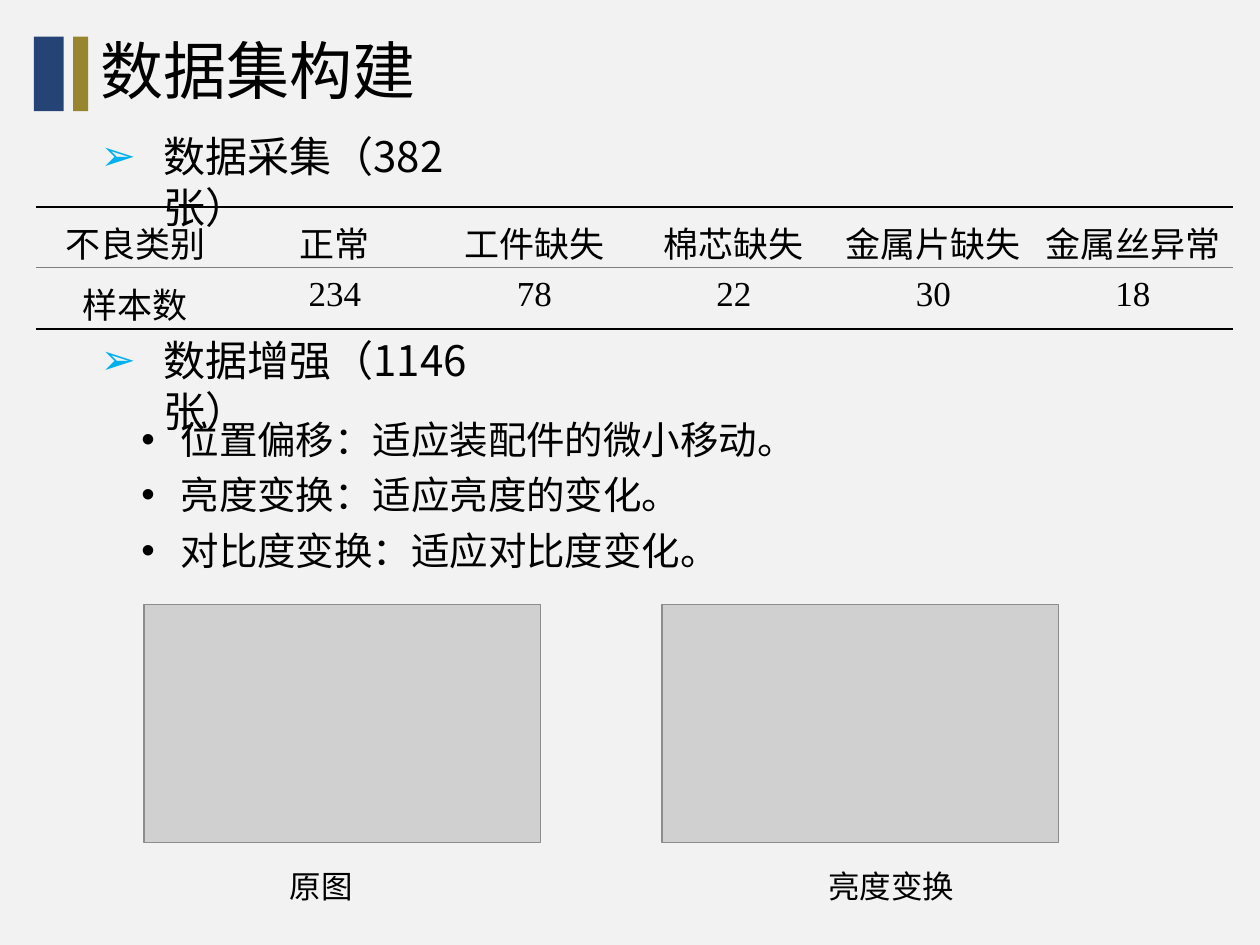
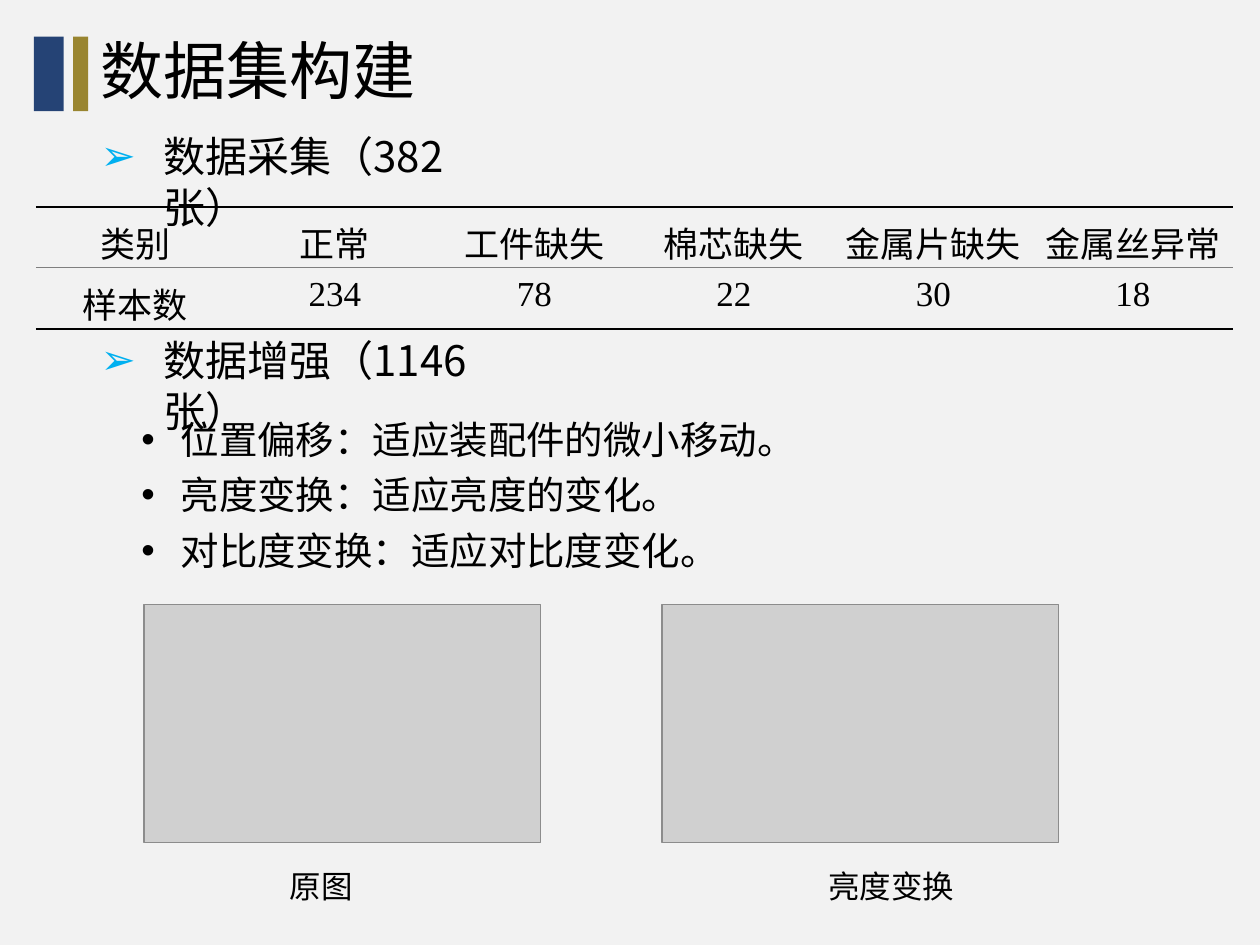
Before and after one commit to wang-jiankun/Graduate-File, a slide deck: slide 7 of 中期PPT-王建坤.pptx. Drawn at 1260x945 pixels with LibreOffice and Linux fonts; fonts in the diff are those of the drawing; grey boxes stand for pictures; background and template pictures are left out. Boxes give left, top, right and bottom in pixels: in the first picture for what was removed or moved away, otherwise in the second. Text is boxed around its words. In the diff, an @@ line names an element or a change of style, - is before the commit and + after.

```diff
--- a/中期PPT-王建坤.pptx
+++ b/中期PPT-王建坤.pptx
@@ table at [35,207,1230,325] @@
-row 1, column 1: 不良类别
+row 1, column 1: 类别
```
Also in this commit, not shown: 4 other slides changed, 2 other files.
